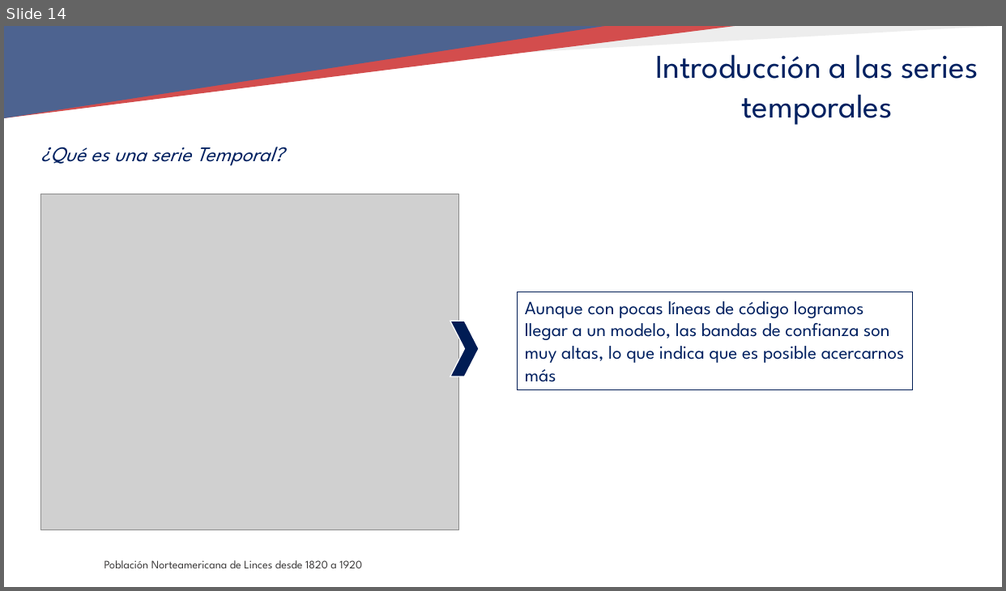
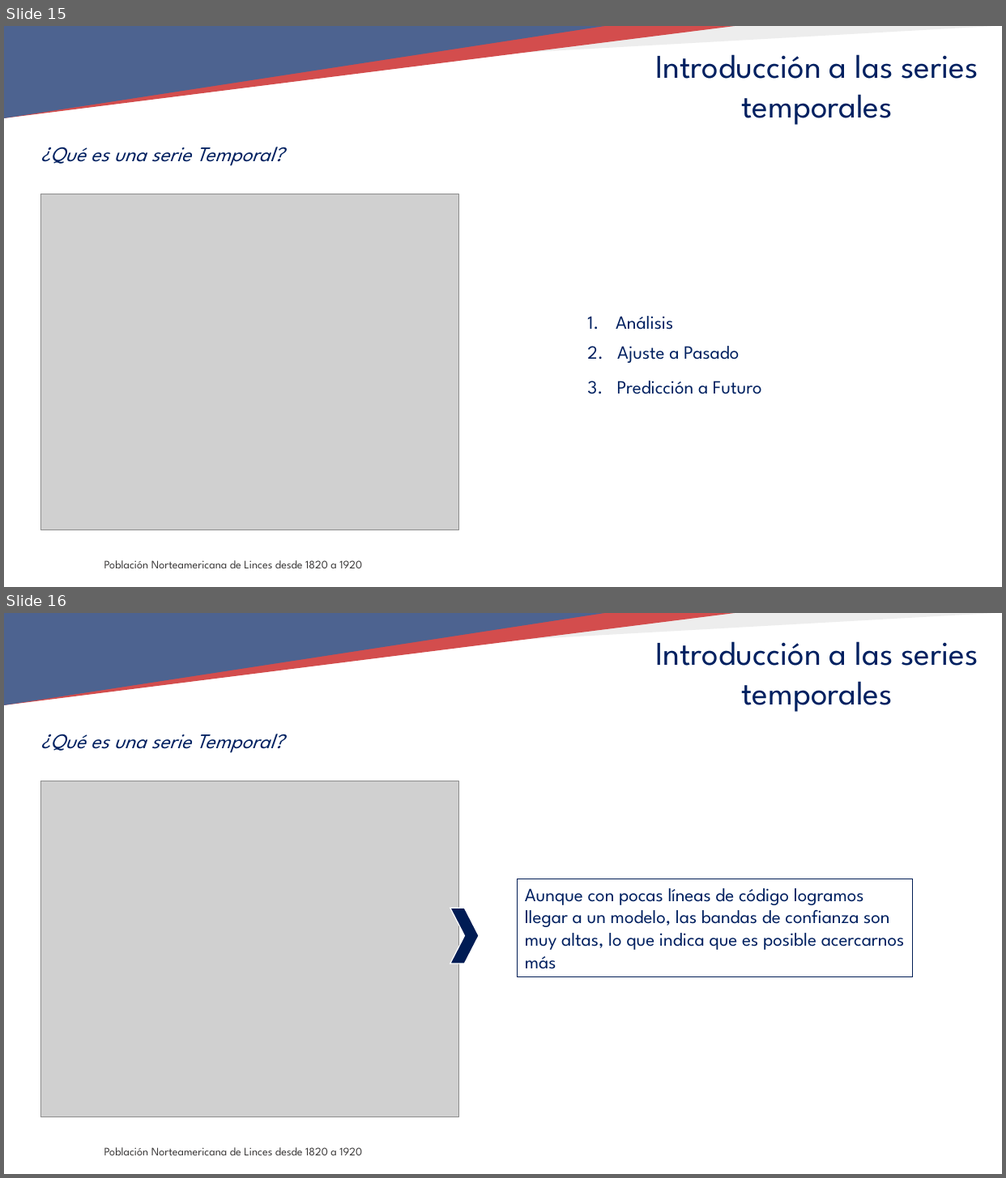
Before and after one commit to TeresaLendez/timeseries_lab-1, a slide deck: 01_INTRODUCTION/01_INTRODUCCION_TSLAB.pptx. Shown one above the other, each under a label of ours: slide 14 before the commit, slides 15 and 16 after it. The pictures are 1006x591 and 1006x1178 pixels, drawn with LibreOffice and Linux fonts; fonts in the diff are those of the drawing; grey boxes stand for pictures; background and template pictures are left out. Boxes give left, top, right and bottom in pixels: in the first picture for what was removed or moved away, otherwise in the second. Text is boxed around its words. In the diff, an @@ line names an element or a change of style, - is before the commit and + after.

```diff
--- a/01_INTRODUCTION/01_INTRODUCCION_TSLAB.pptx
+++ b/01_INTRODUCTION/01_INTRODUCCION_TSLAB.pptx
@@ slide 15 added at (4,26,1002,587), background #FFFFFF; not listed: 4 template elements that a slide beside it also shows @@
@@ text added at (655,54,978,125), 32 pt, text #002060 @@
+Introducción a las series temporales
@@ text added at (41,147,283,166), 20 pt, text #002060, italic @@
+¿Qué es una serie Temporal?
@@ picture added at (40,194,458,530) @@
@@ text added at (616,316,673,330), 18 pt, text #002060 @@
+1. Análisis
@@ text added at (587,346,739,363), 18 pt, text #002060 @@
+2. Ajuste a Pasado
@@ text added at (587,381,762,395), 18 pt, text #002060 @@
+3. Predicción a Futuro
@@ text added at (104,561,362,569), 11 pt, text #3A3838 @@
+Población Norteamericana de Linces desde 1820 a 1920
@@ what was slide 14 is now slide 16 @@
```
Also in this commit, not shown: 5 slides changed, 1 other slide added, 1 other file.
